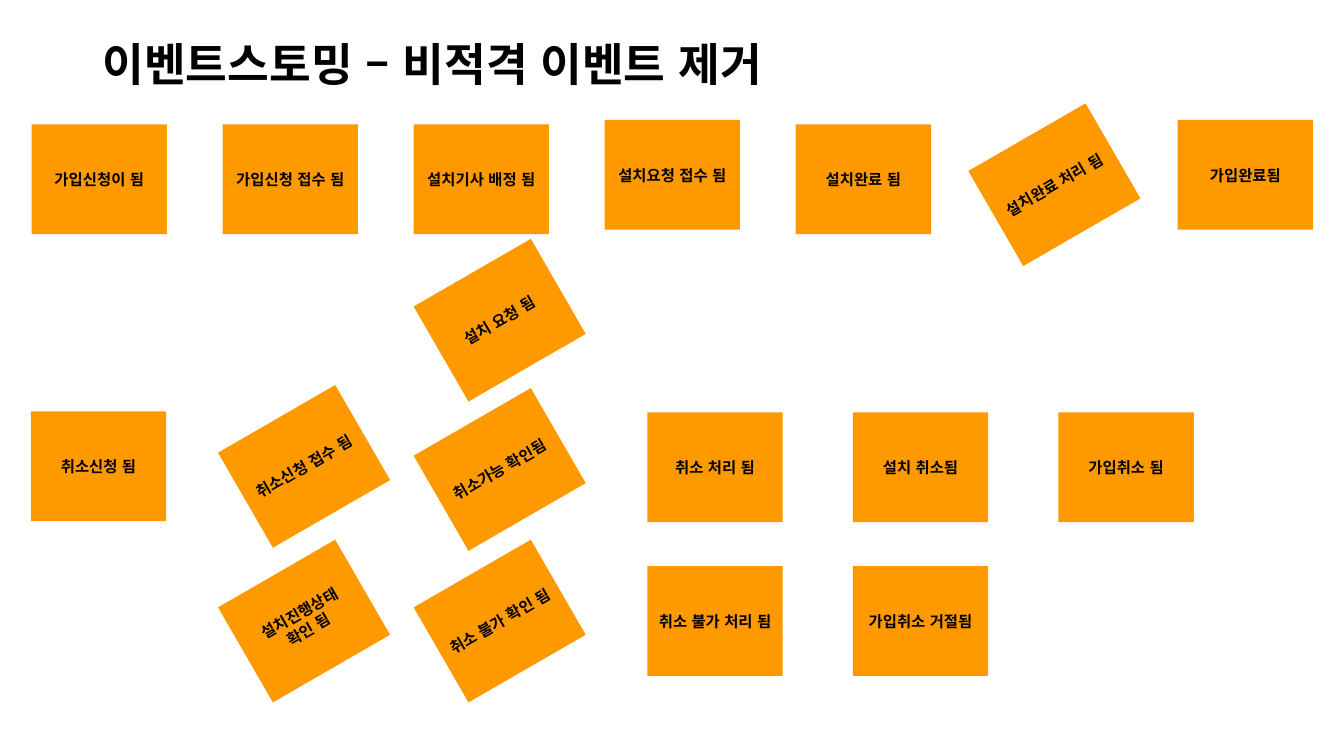
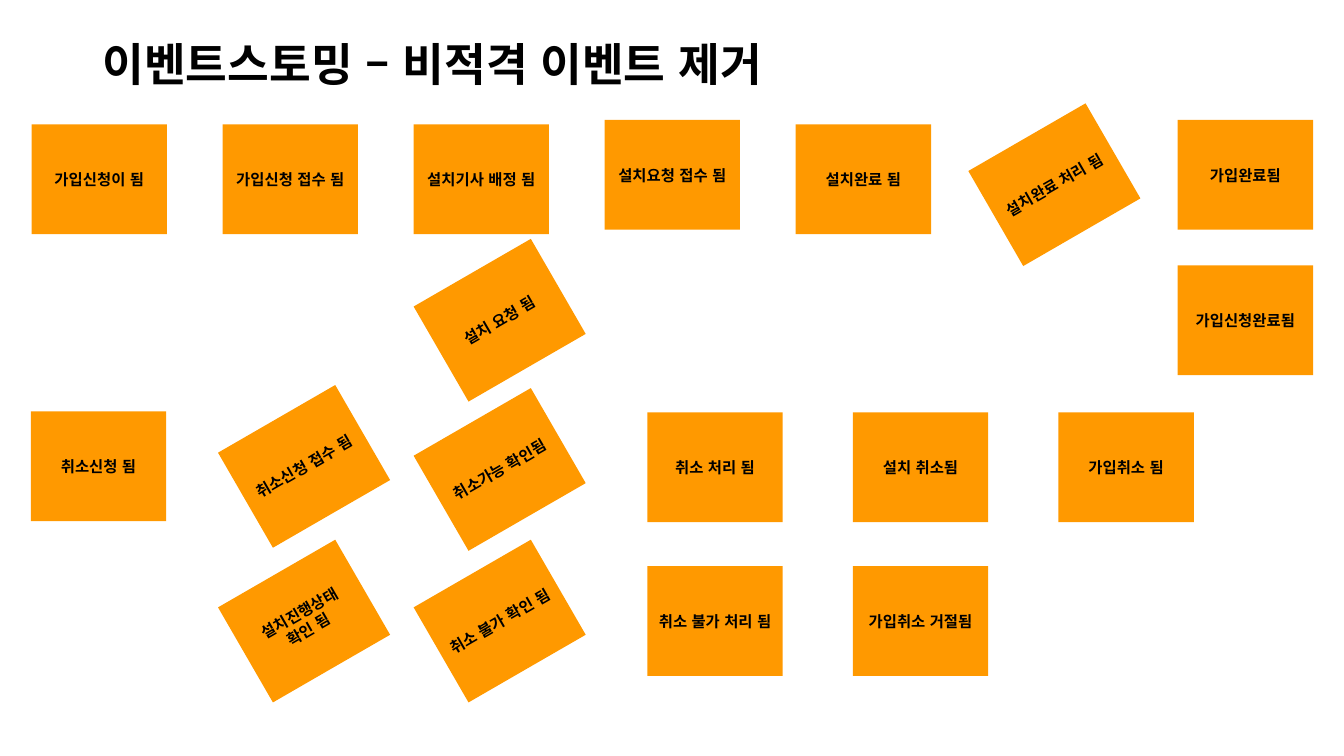
Before and after one commit to jisujin/ipTVShopProject, a slide deck: slide 8 of 실습프로젝트설계_ipTVShopProject.pptx. Drawn at 1344x756 pixels with LibreOffice and Linux fonts; fonts in the diff are those of the drawing. Boxes give left, top, right and bottom in pixels: in the first picture for what was removed or moved away, otherwise in the second. Text is boxed around its words. In the diff, an @@ line names an element or a change of style, - is before the commit and + after.

```diff
--- a/실습프로젝트설계_ipTVShopProject.pptx
+++ b/실습프로젝트설계_ipTVShopProject.pptx
@@ rectangle added at <box>1178,265,1313,375</box>, fill #FF9900, 11 pt, text #000000, bold @@
+가입신청완료됨
```
Also in this commit, not shown: 8 other slides changed, 9 slides added, 5 slides removed.
